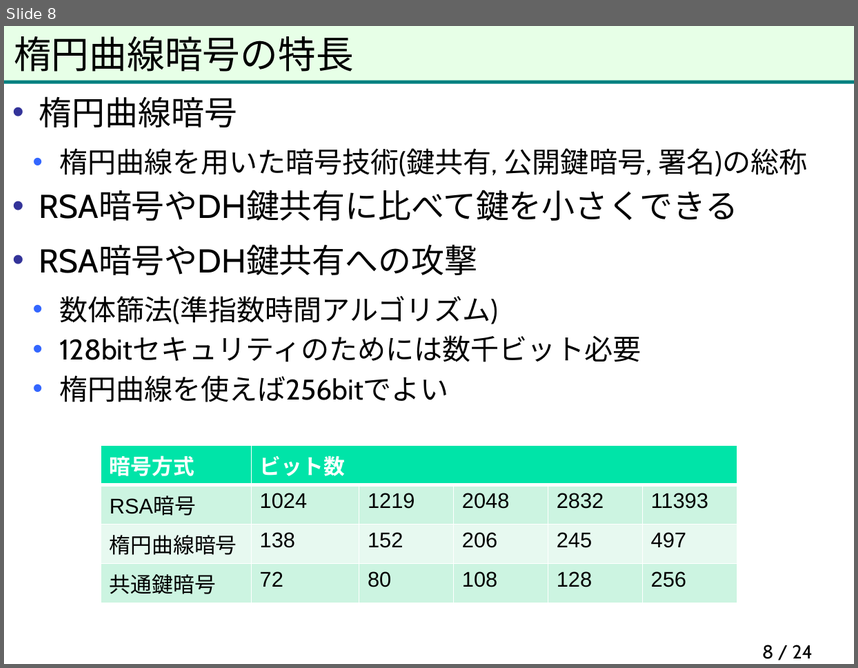
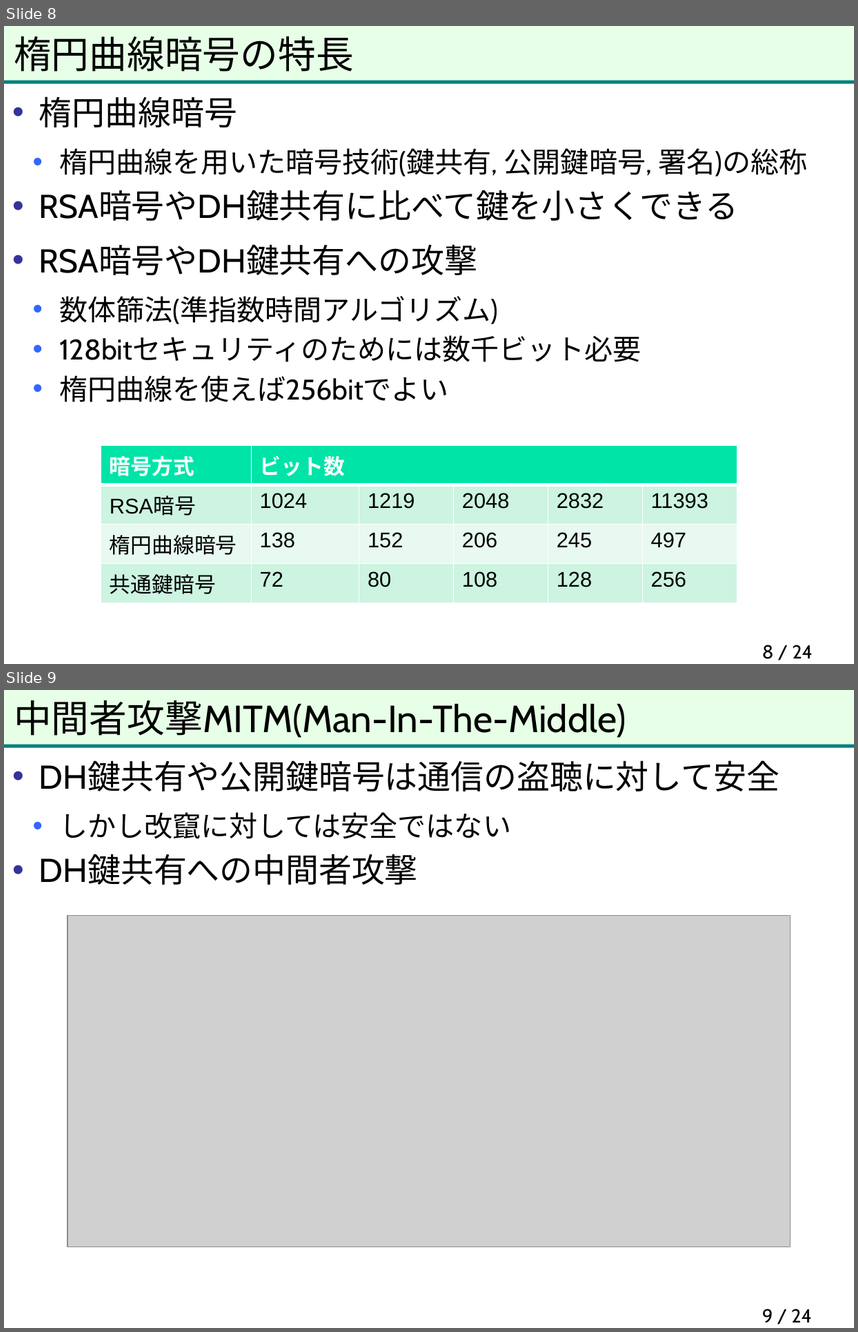
Before and after one commit to herumi/anninbon, a slide deck: lec/anninbon6.pptx. Shown one above the other, each under a label of ours: slide 8 before the commit, slides 8 and 9 after it. The pictures are 858x668 and 858x1332 pixels, drawn with LibreOffice and Linux fonts; fonts in the diff are those of the drawing; grey boxes stand for pictures; background and template pictures are left out. Boxes give left, top, right and bottom in pixels: in the first picture for what was removed or moved away, otherwise in the second. Text is boxed around its words. In the diff, an @@ line names an element or a change of style, - is before the commit and + after.

```diff
--- a/lec/anninbon6.pptx
+++ b/lec/anninbon6.pptx
@@ slide 9 added at (4, 690, 854, 1328), background #FFFFFF; not listed: 2 template elements that a slide beside it also shows @@
@@ title added at (14, 700, 626, 738), 32 pt, text #000000 @@
+中間者攻撃MITM(Man-In-The-Middle)
@@ text added at (39, 760, 780, 885), 28 pt, text #000000 @@
+• DH鍵共有や公開鍵暗号は通信の盗聴に対して安全
+  • しかし改竄に対しては安全ではない
+• DH鍵共有への中間者攻撃
@@ picture added at (67, 915, 791, 1247) @@
@@ page number added at (762, 1308, 812, 1322), 16 pt, text #000000 @@
+9 / 24
```
Also in this commit, not shown: 1 slide changed, 5 other slides added.
